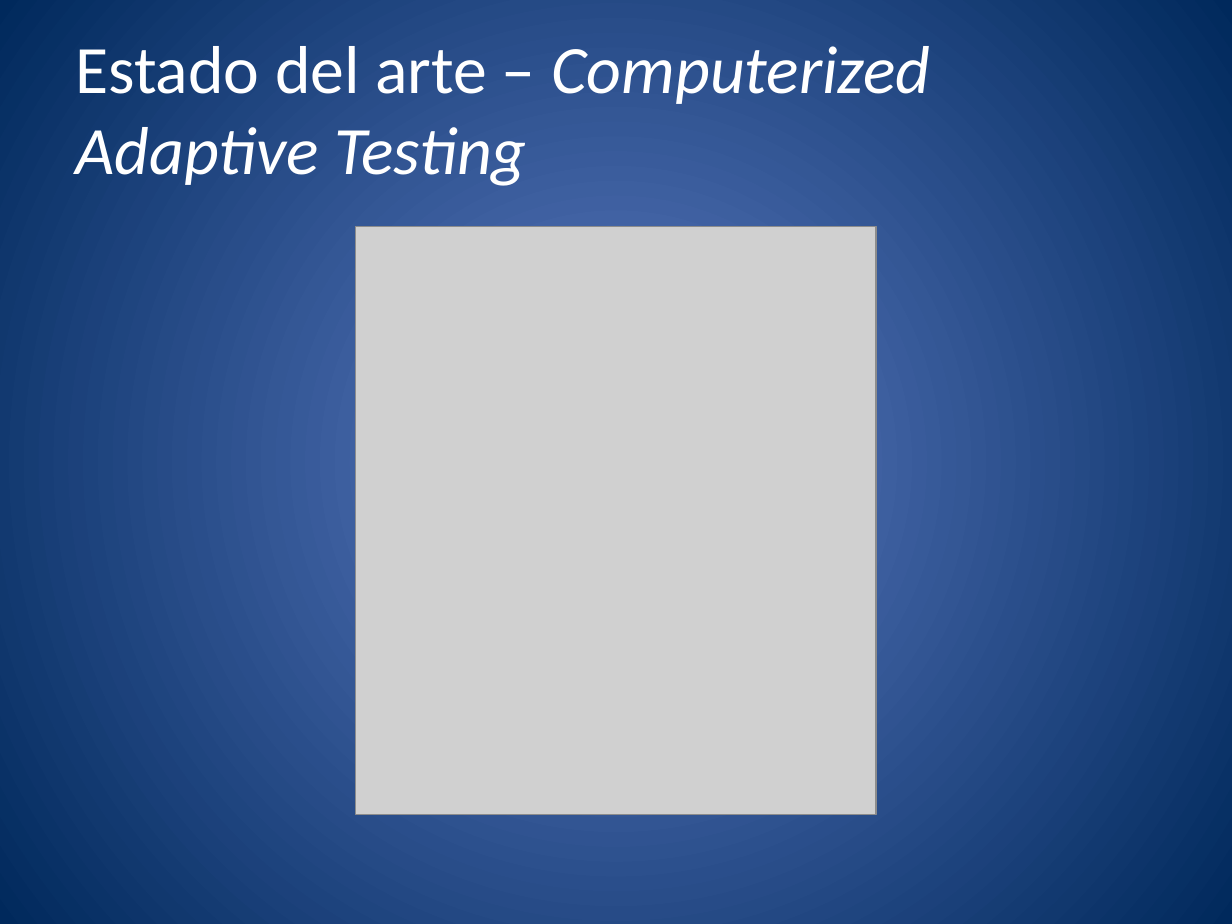
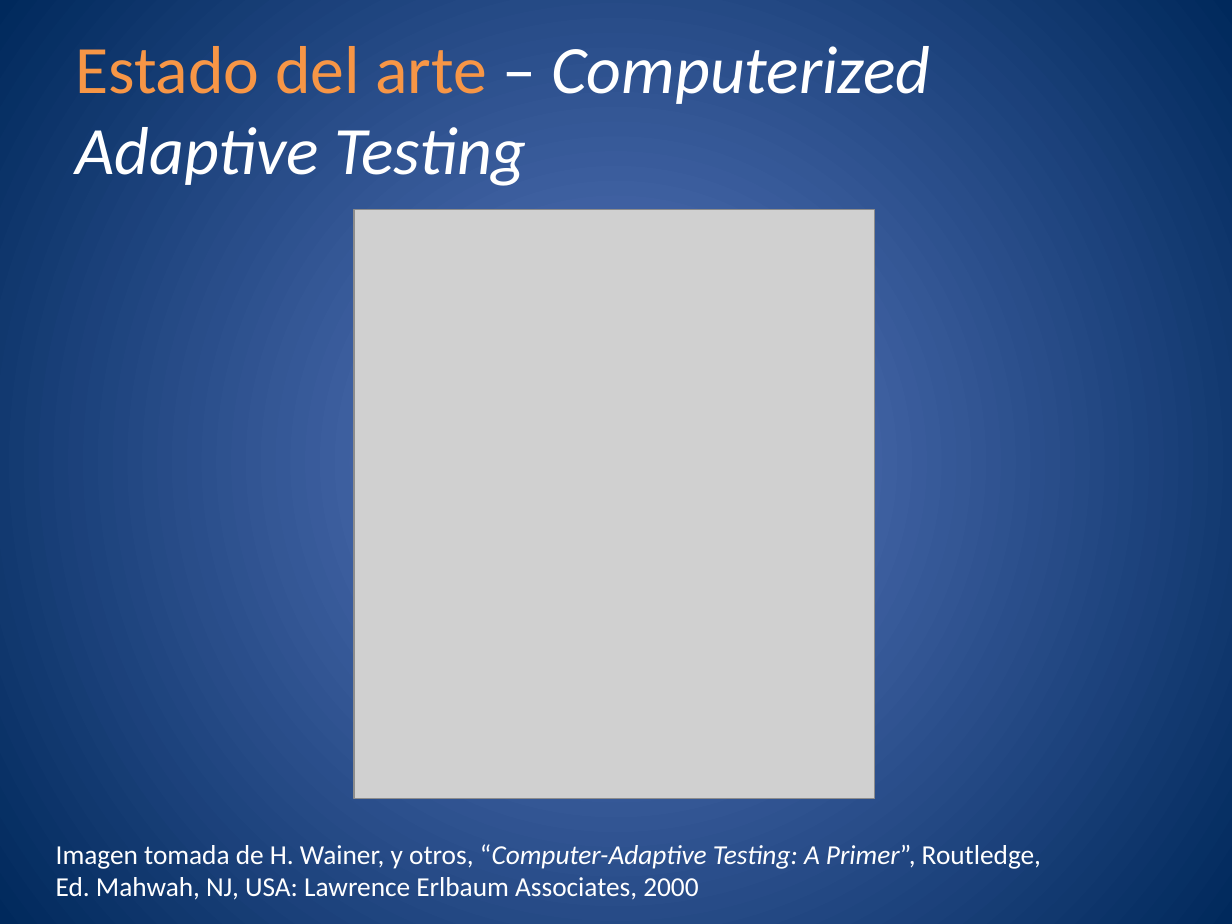
Before and after one commit to molins/TFG, a slide deck: slide 7 of presentacion/TFG.pptx. Drawn at 1232x924 pixels with LibreOffice and Linux fonts; fonts in the diff are those of the drawing; grey boxes stand for pictures. Boxes give left, top, right and bottom in pixels: in the first picture for what was removed or moved away, otherwise in the second. Text is boxed around its words. In the diff, an @@ line names an element or a change of style, - is before the commit and + after.

```diff
--- a/presentacion/TFG.pptx
+++ b/presentacion/TFG.pptx
@@ title "Estado del arte – Computerized ..." at [75, 46, 930, 186]: text colour #FFFFFF to #F79646 in "Estado del arte" @@
@@ picture: place and size @@
-picture at [356, 227, 876, 816]
+picture at [354, 209, 873, 798]
@@ text added at [56, 844, 1041, 900], 16 pt, text #FFFFFF @@
+Imagen tomada de H. Wainer, y otros, “Computer-Adaptive Testing: A Primer”, Routledge,
+Ed. Mahwah, NJ, USA: Lawrence Erlbaum Associates, 2000
```
Also in this commit, not shown: 33 other slides changed, 3 slides added, 1 slide removed, 4 other files.
